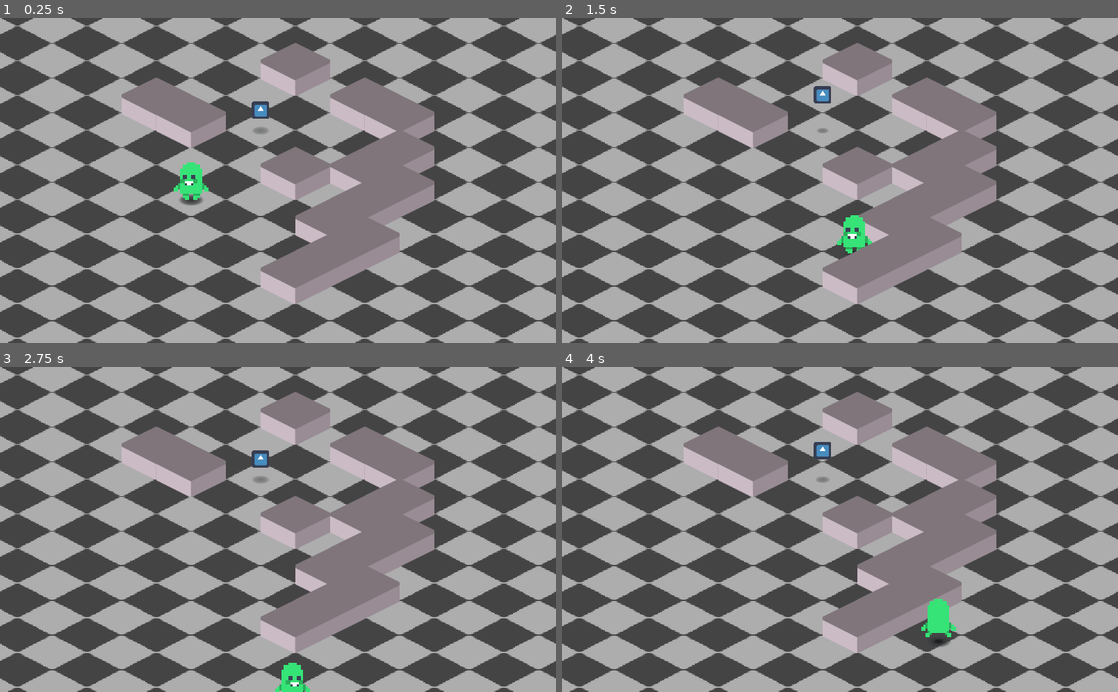
Above: before the commit, frames 1-4 (two rows, left to right).
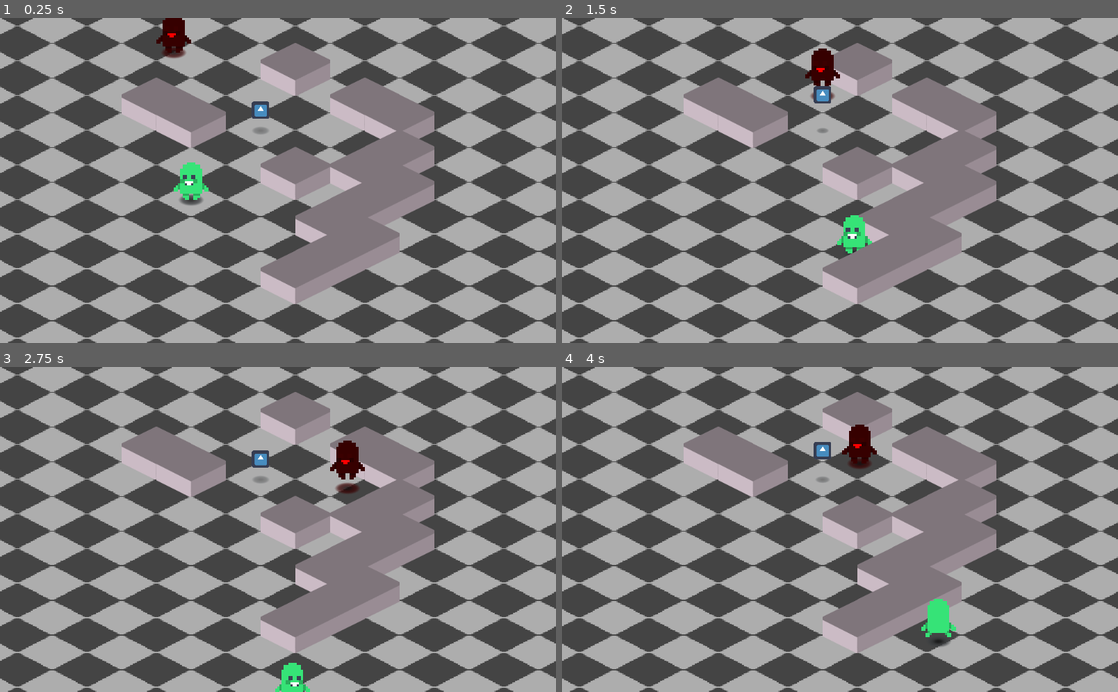
Above: after the commit, the same moments.

Repository: TomasPetriche/game-museu
Game: Godot game, scene res://scenes/game/_debug/world_test0.tscn
Same seed, same stepped clock (60 frames per second), same inputs: the game is played once before the commit and once after it. This scene is started directly instead of the project's main scene. The engine's default icon, where the game draws it, is replaced by a stand-in: a white triangle on a blue panel in a dark square.
Inputs:
- Up to frame 1 (0.25 s): no input
- Up to frame 2 (1.5 s): tap Enter at 0.5 s; hold D (gp_right) 0.53-1.28 s; tap Ctrl (gp_interact) at 0.6 s; hold Down (gp_down) from 1.28 s (still down); tap Tab at 1.35 s
- Up to frame 3 (2.75 s): release Down (gp_down) at 2.03 s; hold D (gp_right) from 2.03 s (still down); tap Ctrl (gp_interact) at 2.1 s
- Up to frame 4 (4 s): release D (gp_right) at 2.78 s; hold W (gp_up) 2.78-3.53 s; tap Tab at 2.85 s; hold A (gp_left) from 3.53 s (still down); tap Ctrl (gp_interact) at 3.6 s

The runs differ from the first frame. In frame 1, 0.5% of the frame differs, in the area x 28-35%, y 0-13%; in frame 2, 0.5%; in frame 3, 0.6%, in the area x 59-66%, y 22-39%; in frame 4, 0.5%.

Commit message:
Pusher Enemy

Diff:
--- a/project.godot
+++ b/project.godot
@@ -83,6 +83,11 @@
 "class": "PlayerSpawn",
 "language": "GDScript",
 "path": "res://scenes/game/player_spawn/player_spawn.gd"
+}, {
+"base": "Area2D",
+"class": "PusherEnemy",
+"language": "GDScript",
+"path": "res://scenes/game/enemies/pusher_enemy.gd"
 }, {
 "base": "Node2D",
 "class": "SnapScreenBordersGizmo",
@@ -110,6 +115,7 @@
 "PlayerController": "",
 "PlayerMovement": "",
 "PlayerSpawn": "",
+"PusherEnemy": "",
 "SnapScreenBordersGizmo": "",
 "TileMapFiller": ""
 }
--- a/scenes/game/_debug/world_test0.tscn
+++ b/scenes/game/_debug/world_test0.tscn
@@ -1,9 +1,10 @@
-[gd_scene load_steps=5 format=2]
+[gd_scene load_steps=6 format=2]
 
 [ext_resource path="res://resources/tilesets/tile_set_wall_ph1.tres" type="TileSet" id=1]
 [ext_resource path="res://scenes/game/player/player_avatar.tscn" type="PackedScene" id=2]
 [ext_resource path="res://scenes/game/tile_maps/floor_tile_map_ph.tscn" type="PackedScene" id=3]
 [ext_resource path="res://scenes/game/artefact/artefact_pick_up.tscn" type="PackedScene" id=4]
+[ext_resource path="res://scenes/game/enemies/pusher_enemy.tscn" type="PackedScene" id=5]
 
 [node name="WorldTest0" type="Node2D" groups=["FreeOnChangeScene"]]
 __meta__ = {
@@ -33,3 +34,9 @@
 
 [node name="ArtefactPickUp" parent="YSort" instance=ExtResource( 4 )]
 position = Vector2( 480, 208 )
+
+[node name="PusherEnemy" parent="YSort" instance=ExtResource( 5 )]
+position = Vector2( 672, 240 )
+position1 = Vector2( 288, 48 )
+position2 = Vector2( 672, 240 )
+move_time = 3.0
--- /dev/null
+++ b/scenes/game/enemies/pusher_enemy.gd
@@ -0,0 +1,37 @@
+extends Area2D
+class_name PusherEnemy
+
+
+export (Vector2) var position1 := Vector2()
+export (Vector2) var position2 := Vector2()
+export (float) var move_time := 1.0
+
+var sprite_offset_tween := [Vector2(0, -12), Vector2(0 , -16)]
+var anim_time := 0.25
+
+func _ready():
+	self.connect("body_entered", self, "_check_body")
+
+	$MoveTween.connect("tween_all_completed", self, "_new_move")
+	_new_move()
+	$AnimTween.connect("tween_all_completed", self, "_new_anim")
+	_new_anim()
+	pass
+
+
+func _new_move():
+	$MoveTween.interpolate_property(self, "global_position", position1, position2, move_time)
+	$MoveTween.start()
+	var temp := position1
+	position1 = position2
+	position2 = temp
+
+func _new_anim():
+	$AnimTween.interpolate_property($Sprite, "offset", sprite_offset_tween[0], sprite_offset_tween[0], anim_time)
+	$AnimTween.start()
+	sprite_offset_tween.invert()
+	pass
+
+func _check_body(body: Node):
+	print(body.name)
+	pass
--- /dev/null
+++ b/scenes/game/enemies/pusher_enemy.tscn
@@ -0,0 +1,33 @@
+[gd_scene load_steps=5 format=2]
+
+[ext_resource path="res://assets/visuals/placeholders/creature-sheet.png" type="Texture" id=1]
+[ext_resource path="res://assets/visuals/iso_shadow.png" type="Texture" id=2]
+[ext_resource path="res://scenes/game/enemies/pusher_enemy.gd" type="Script" id=3]
+
+[sub_resource type="CircleShape2D" id=1]
+radius = 20.0
+
+[node name="PusherEnemy" type="Area2D"]
+script = ExtResource( 3 )
+
+[node name="Collision2D" type="CollisionShape2D" parent="."]
+shape = SubResource( 1 )
+
+[node name="Sprite" type="Sprite" parent="."]
+modulate = Color( 1, 0, 0, 1 )
+scale = Vector2( 4, 4 )
+texture = ExtResource( 1 )
+offset = Vector2( 0, -12 )
+flip_h = true
+hframes = 4
+vframes = 2
+
+[node name="ShadowSprite" type="Sprite" parent="."]
+modulate = Color( 1, 0, 0, 1 )
+z_index = -1
+texture = ExtResource( 2 )
+
+[node name="MoveTween" type="Tween" parent="."]
+playback_process_mode = 0
+
+[node name="AnimTween" type="Tween" parent="."]
